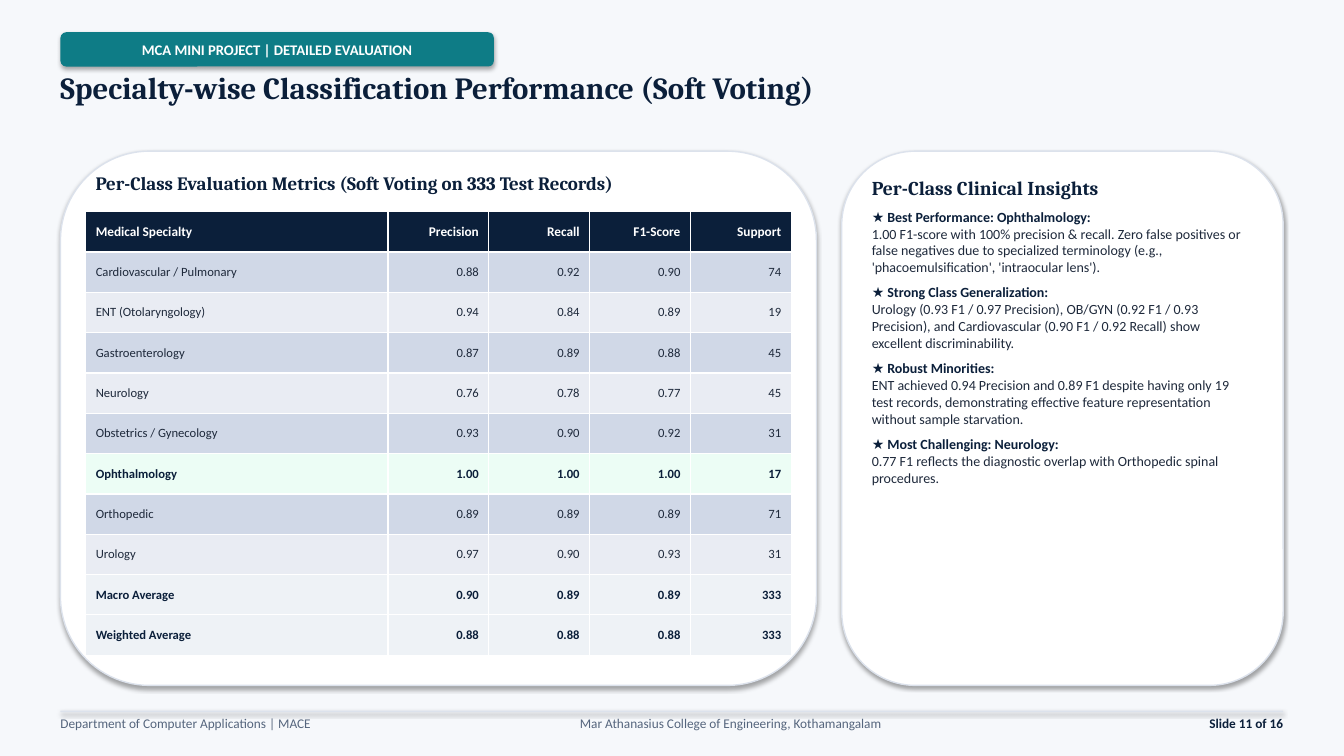
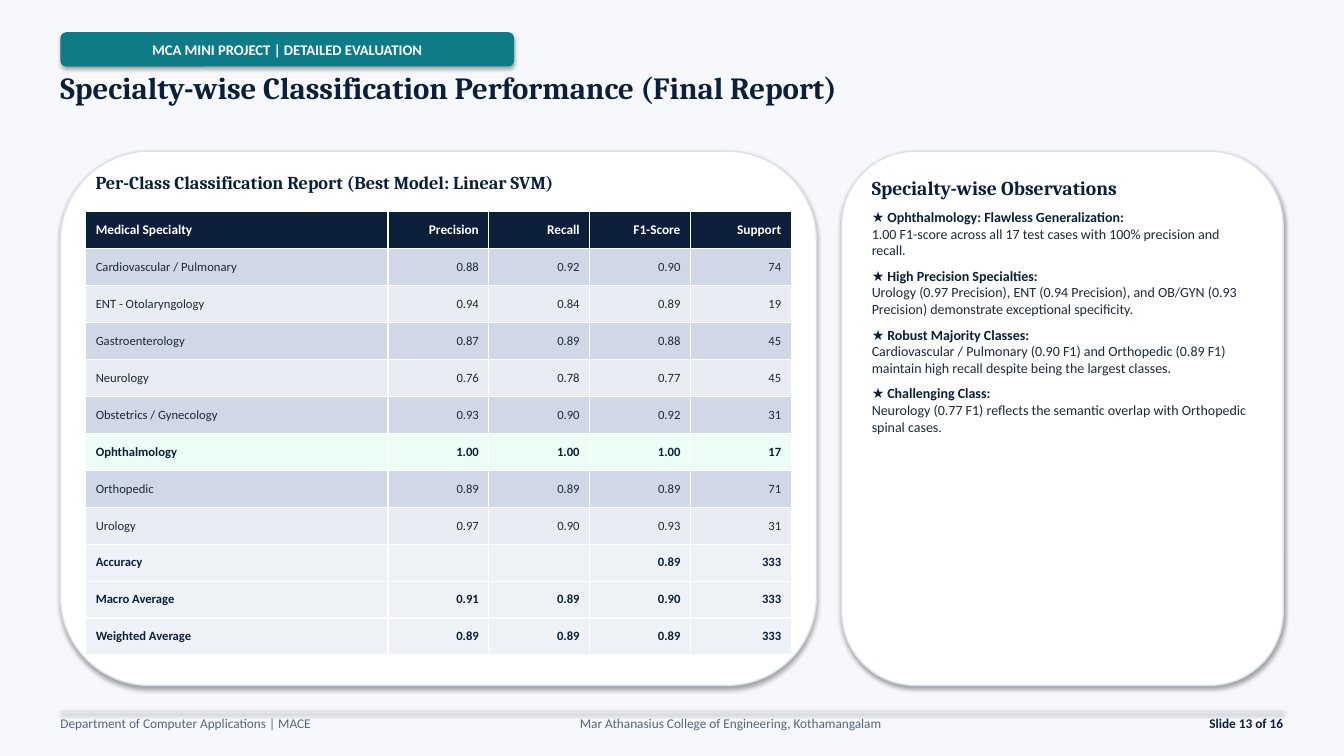
Before and after one commit to JiphinGeorge/Mini-Project-S3-MCA, a slide deck: slide 13 of model training project/2nd Presentation 30-9-2026/Medical_Specialty_Classification_Interim_Presentation_2.pptx (slide 11 before the commit). Drawn at 1344x756 pixels with LibreOffice and Linux fonts; fonts in the diff are those of the drawing. Boxes give left, top, right and bottom in pixels: in the first picture for what was removed or moved away, otherwise in the second. Text is boxed around its words. In the diff, an @@ line names an element or a change of style, - is before the commit and + after.

```diff
--- a/model training project/2nd Presentation 30-9-2026/Medical_Specialty_Classification_Interim_Presentation_2.pptx
+++ b/model training project/2nd Presentation 30-9-2026/Medical_Specialty_Classification_Interim_Presentation_2.pptx
@@ rounded rectangle "MCA MINI PROJECT | DETAILED ...": place and size @@
-rounded rectangle "MCA MINI PROJECT | DETAILED ..." at (60, 32, 494, 67)
+rounded rectangle "MCA MINI PROJECT | DETAILED ..." at (60, 32, 514, 67)
@@ text at (60, 76, 837, 106): text changed @@
-Specialty-wise Classification Performance (Soft Voting)
+Specialty-wise Classification Performance (Final Report)
@@ text at (96, 176, 554, 193): text changed; size 13.5 to 13 pt @@
-Per-Class Evaluation Metrics (Soft Voting on 333 Test Records)
+Per-Class Classification Report (Best Model: Linear SVM)
@@ text at (872, 181, 1246, 435): text changed @@
-Per-Class Clinical Insights
-★ Best Performance: Ophthalmology:
-1.00 F1-score with 100% precision & recall. Zero false positives or false negatives due to specialized terminology (e.g., 'phacoemulsification', 'intraocular lens').
-★ Strong Class Generalization:
-Urology (0.93 F1 / 0.97 Precision), OB/GYN (0.92 F1 / 0.93 Precision), and Cardiovascular (0.90 F1 / 0.92 Recall) show excellent discriminability.
-★ Robust Minorities:
-ENT achieved 0.94 Precision and 0.89 F1 despite having only 19 test records, demonstrating effective feature representation without sample starvation.
-★ Most Challenging: Neurology:
-0.77 F1 reflects the diagnostic overlap with Orthopedic spinal procedures.
+Specialty-wise Observations
+★ Ophthalmology: Flawless Generalization:
+1.00 F1-score across all 17 test cases with 100% precision and recall.
+★ High Precision Specialties:
+Urology (0.97 Precision), ENT (0.94 Precision), and OB/GYN (0.93 Precision) demonstrate exceptional specificity.
+★ Robust Majority Classes:
+Cardiovascular / Pulmonary (0.90 F1) and Orthopedic (0.89 F1) maintain high recall despite being the largest classes.
+★ Challenging Class:
+Neurology (0.77 F1) reflects the semantic overlap with Orthopedic spinal cases.
@@ table at (86, 212, 791, 655) @@
-row 3, column 1: ENT (Otolaryngology)
+row 3, column 1: ENT - Otolaryngology
-row 10: Macro Average | 0.90 | 0.89 | 0.89 | 333
-row 11: Weighted Average | 0.88 | 0.88 | 0.88 | 333
+row 10: Accuracy |  |  | 0.89 | 333
+row 11: Macro Average | 0.91 | 0.89 | 0.90 | 333
+row 12: Weighted Average | 0.89 | 0.89 | 0.89 | 333
@@ text at (1209, 718, 1283, 728): text changed @@
-Slide 11 of 16
+Slide 13 of 16
```
Also in this commit, not shown: 11 other slides changed, 4 slides added, 4 slides removed, 1 other file.
